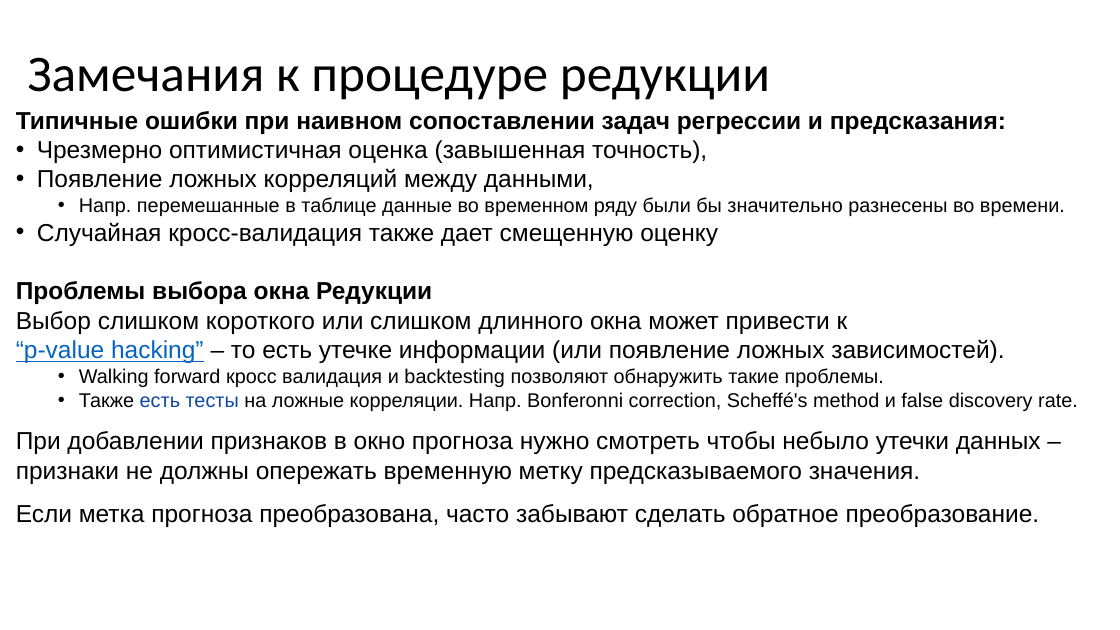
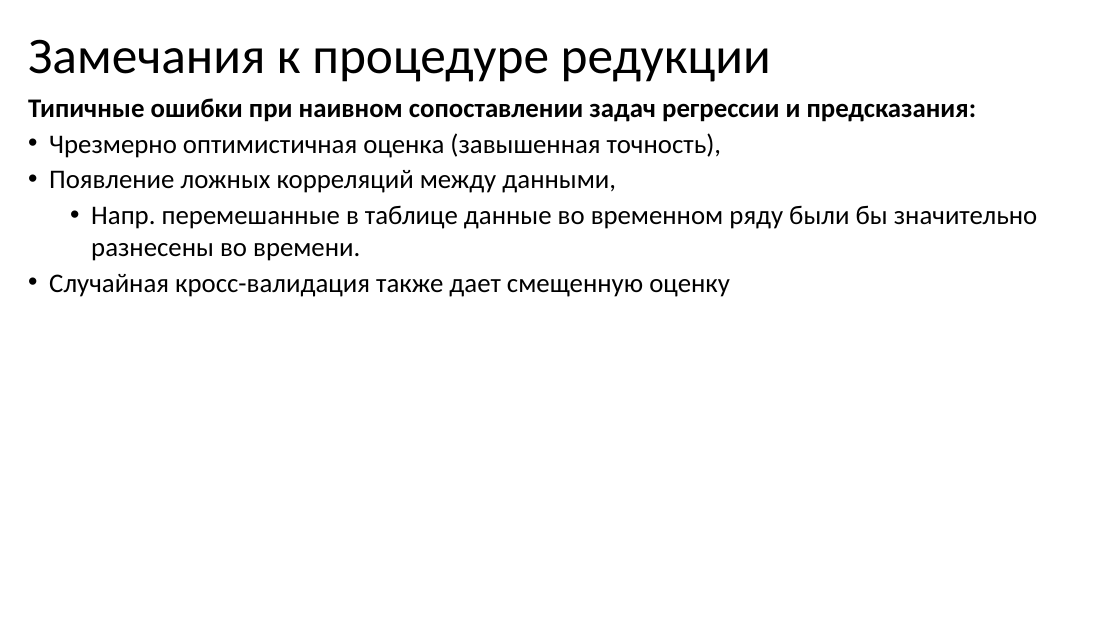
Before and after one commit to MVRonkin/TimeSeriesCourse, a slide deck: slide 8 of 2025/LEC/05-1 методы машинного обучения для анализа ВР.pptx (slide 7 before the commit). Drawn at 1120x630 pixels with LibreOffice and Linux fonts; fonts in the diff are those of the drawing. Boxes give left, top, right and bottom in pixels: in the first picture for what was removed or moved away, otherwise in the second. Text is boxed around its words. In the diff, an @@ line names an element or a change of style, - is before the commit and + after.

```diff
--- a/2025/LEC/05-1 методы машинного обучения для анализа ВР.pptx
+++ b/2025/LEC/05-1 методы машинного обучения для анализа ВР.pptx
@@ title "Замечания к процедуре редукции": place and size @@
-title "Замечания к процедуре редукции" at <box>27,57,770,100</box>
+title "Замечания к процедуре редукции" at <box>28,39,771,82</box>
@@ text "Типичные ошибки при наивном сопоставлении ...": place and size @@
-text "Типичные ошибки при наивном сопоставлении ..." at <box>16,111,1078,527</box>
+text "Типичные ошибки при наивном сопоставлении ..." at <box>28,98,1037,297</box>
@@ text "Типичные ошибки при наивном сопоставлении ..." at <box>28,98,1037,297</box>: size 21 to 23 pt in "Типичные ошибки при наивном сопоставлении задач регрессии ...", "Чрезмерно оптимистичная оценка (завышенная точность),", "Появление ложных корреляций между данными,", "Случайная кросс-валидация также дает смещенную оценку"; font Arial to Calibri; size 17 to 23 pt in "Напр. перемешанные в таблице данные во временном ..."; more space between paragraphs @@
@@ text at <box>16,281,1078,527</box>: paragraphs removed @@
-Проблемы выбора окна Редукции
-Выбор слишком короткого или слишком длинного окна может привести к
-“p-value hacking” – то есть утечке информации (или появление ложных зависимостей).
-  • Walking forward кросс валидация и backtesting позволяют обнаружить такие проблемы.
-  • Также есть тесты на ложные корреляции. Напр. Bonferonni correction, Scheffé's method и false discovery rate.
-При добавлении признаков в окно прогноза нужно смотреть чтобы небыло утечки данных – признаки не должны опережать временную метку предсказываемого значения.
-Если метка прогноза преобразована, часто забывают сделать обратное преобразование.
```
Also in this commit, not shown: 5 other slides changed, 6 slides added, 5 slides removed, 2 other files.
